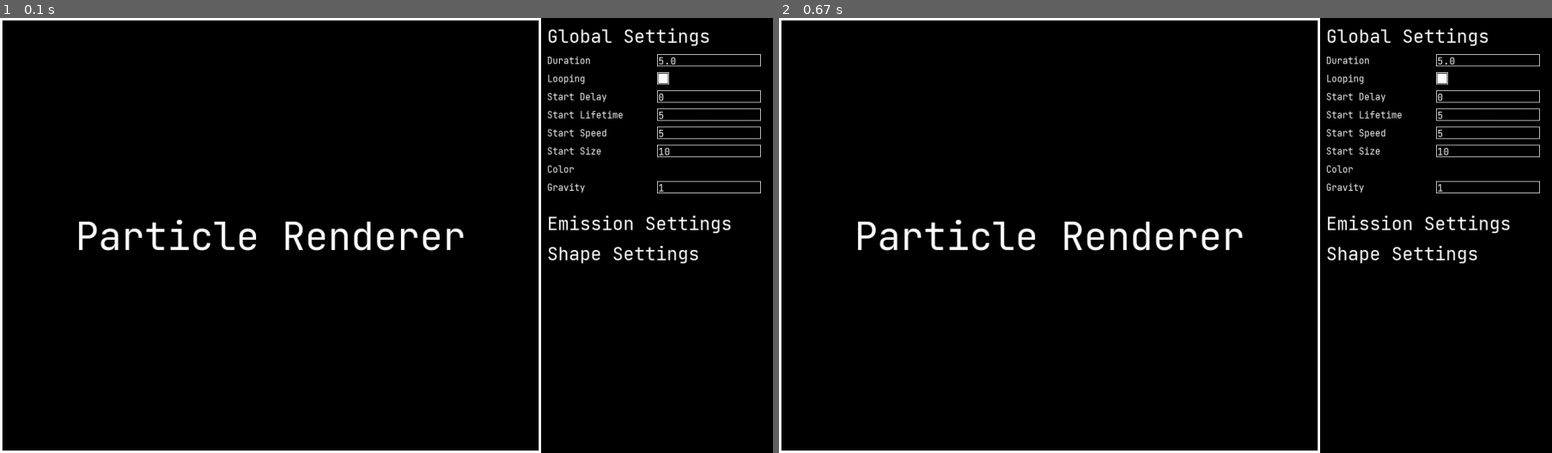
Above: before the commit, frames 1-2 (left to right).
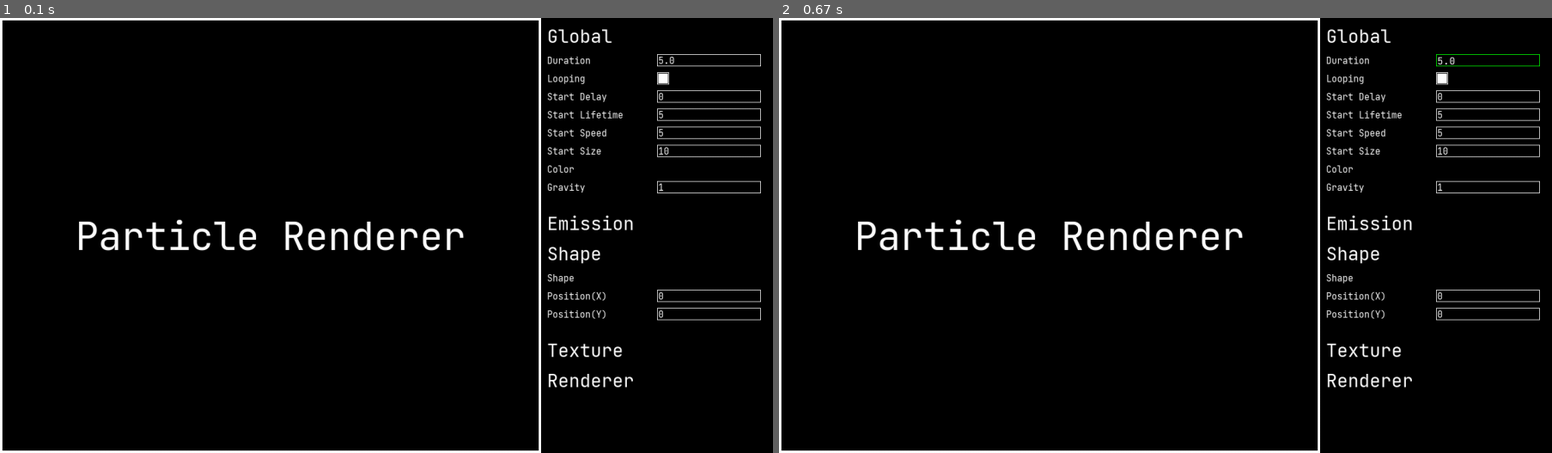
Above: after the commit, the same moments.

Repository: ManojTGN/pygame-particle-system
Game: pygame game, started from src/main.py
Same seed, same stepped clock (60 frames per second), same inputs: the game is played once before the commit and once after it.
Inputs (mouse positions are in pixels of both pictures, inside the frame that each line leads up to):
- Up to frame 1 (0.1 s): no input
- Up to frame 2 (0.67 s): click (1490, 61) at 0.38 s

The runs differ from the first frame. In frame 1, 1.2% of the frame differs, in the area x 70-99%, y 2-85%; in frame 2, 1.3%.

Commit message:
cursor change onhover

Diff:
--- a/src/ParticleSystem/Configs.py
+++ b/src/ParticleSystem/Configs.py
@@ -6,11 +6,11 @@
 #COLORS
 COLOR_BLACK = (0,0,0)
 COLOR_WHITE = (255,255,255)
-
+COLOR_GREEN = (0,255,0)
 
 #SETTINGS SECTION
 GLOBAL_SETTINGS = [
-    ("Global Settings","TITLE"),
+    ("Global","TITLE"),
     ("Duration","INPUT",5.0),
     ("Looping","CHECKBOX",True),
     ("Start Delay","INPUT",0),
@@ -22,17 +22,29 @@
 ]
 
 EMISSION_SETTINGS = [
-    ("Emission Settings","TITLE")
+    ("Emission","TITLE")
 ]
 
 SHAPE_SETTINGS = [
-    ("Shape Settings","TITLE")
+    ("Shape","TITLE"),
+    ("Shape","DROPDOWN","Circle","Square","Triangle"),
+    ("Position(X)","INPUT",0),
+    ("Position(Y)","INPUT",0),
 ]
 
+RENDERER_SETTINGS = [
+    ("Renderer","TITLE"),
+]
+
+TEXTURE_SETTINGS = [
+    ("Texture","TITLE"),
+]
 
 #ALL SETTINGS SECTIONS
 SETTINGS_LIST = [
     GLOBAL_SETTINGS,
     EMISSION_SETTINGS,
-    SHAPE_SETTINGS
+    SHAPE_SETTINGS,
+    TEXTURE_SETTINGS,
+    RENDERER_SETTINGS
 ]
--- /dev/null
+++ b/src/ParticleSystem/ParticleSystem.py
@@ -0,0 +1,9 @@
+
+class Particle:
+    def __init__(self) -> None:
+        pass
+
+
+class ParticleSys:
+    def __init__(self) -> None:
+        pass
--- a/src/ParticleSystem/Surf.py
+++ b/src/ParticleSystem/Surf.py
@@ -35,7 +35,13 @@
 
             tmpY = tmpY+self.heightGap+20 if(SETTING[1] == "TITLE") else tmpY+self.heightGap
 
+    def hover(self) -> None:
+        for Component in self.Components:
+            if(Component.isHover()): return True
+        return False
+
     def render(self) -> None:
+        self.hover()
         for Text in self.Texts:self.surf.blit(Text[0],Text[1])
         for Component in self.Components:Component.render()
 
@@ -49,6 +55,15 @@
             self.Surfaces.append(Surf(SETTINGS,self.SettingsSurface,startpos))
             startpos = (0,self.Surfaces[-1].Texts[-1][1][1] + 50)
 
+    def hover(self):
+        for Surface in self.Surfaces:
+            if(Surface.hover()):
+                pygame.mouse.set_system_cursor(pygame.SYSTEM_CURSOR_HAND)
+                return
+        pygame.mouse.set_system_cursor(pygame.SYSTEM_CURSOR_ARROW)
+
     def render(self) -> None:
         self.SettingsSurface.fill(COLOR_BLACK)
+
+        self.hover()
         for Surface in self.Surfaces:Surface.render()
--- a/src/ParticleSystem/UI/Checkbox.py
+++ b/src/ParticleSystem/UI/Checkbox.py
@@ -13,6 +13,11 @@
             self.isChecked = True if(not self.isChecked) else False
         return self.isChecked
 
+    def isHover(self) -> bool:
+        pos = pygame.mouse.get_pos()
+        pos = (pos[0] - (pygame.display.get_surface().get_width()-self.WINDOW.get_size()[0]),pos[1])
+        return pygame.Rect(self.x,self.y,self.width,self.width).collidepoint(pos)
+
     def render(self) -> None:
         if(self.isChecked):
             pygame.draw.rect(self.WINDOW,COLOR_WHITE,pygame.Rect(self.x+2,self.y+2,self.width-4,self.width-4))
--- a/src/ParticleSystem/UI/Input.py
+++ b/src/ParticleSystem/UI/Input.py
@@ -12,7 +12,7 @@
 
         self.FONT = Font()
         self.isTyping = False
-        self.text = self.FONT.render(self.value,COLOR_WHITE,16)
+        self.text = self.FONT.render( self.value,COLOR_WHITE, int(16*self.WINDOW.get_height()/BEST_SUIT_HEIGHT) )
 
     def isClicked(self,pos:tuple) -> bool:
         if pygame.Rect(self.x,self.y,self.width,self.height).collidepoint(pos[0],pos[1]):
@@ -33,11 +33,18 @@
                 float(self.value+event.unicode)
                 self.value += event.unicode
             except:pass
+
+    def isHover(self) -> bool:
+        pos = pygame.mouse.get_pos()
+        pos = (pos[0] - (pygame.display.get_surface().get_width()-self.WINDOW.get_size()[0]),pos[1])
+        return pygame.Rect(self.x,self.y,self.width,self.height).collidepoint(pos)
+
     def render(self) -> None:
         if(self.isTyping):self.text = self.FONT.render(self.value,COLOR_WHITE,16)
         if( (self.value == "" or self.value == " ") and not self.isTyping):
             self.value = str(self.default)
             self.text = self.FONT.render(self.value,COLOR_WHITE,16)
 
-        pygame.draw.rect(self.WINDOW,COLOR_WHITE,pygame.Rect(self.x,self.y,self.width,self.height),1)
+        if(self.isTyping):pygame.draw.rect(self.WINDOW,COLOR_GREEN,pygame.Rect(self.x,self.y,self.width,self.height),1)
+        else:pygame.draw.rect(self.WINDOW,COLOR_WHITE,pygame.Rect(self.x,self.y,self.width,self.height),1)
         self.WINDOW.blit(self.text,(self.x+2,self.y))
